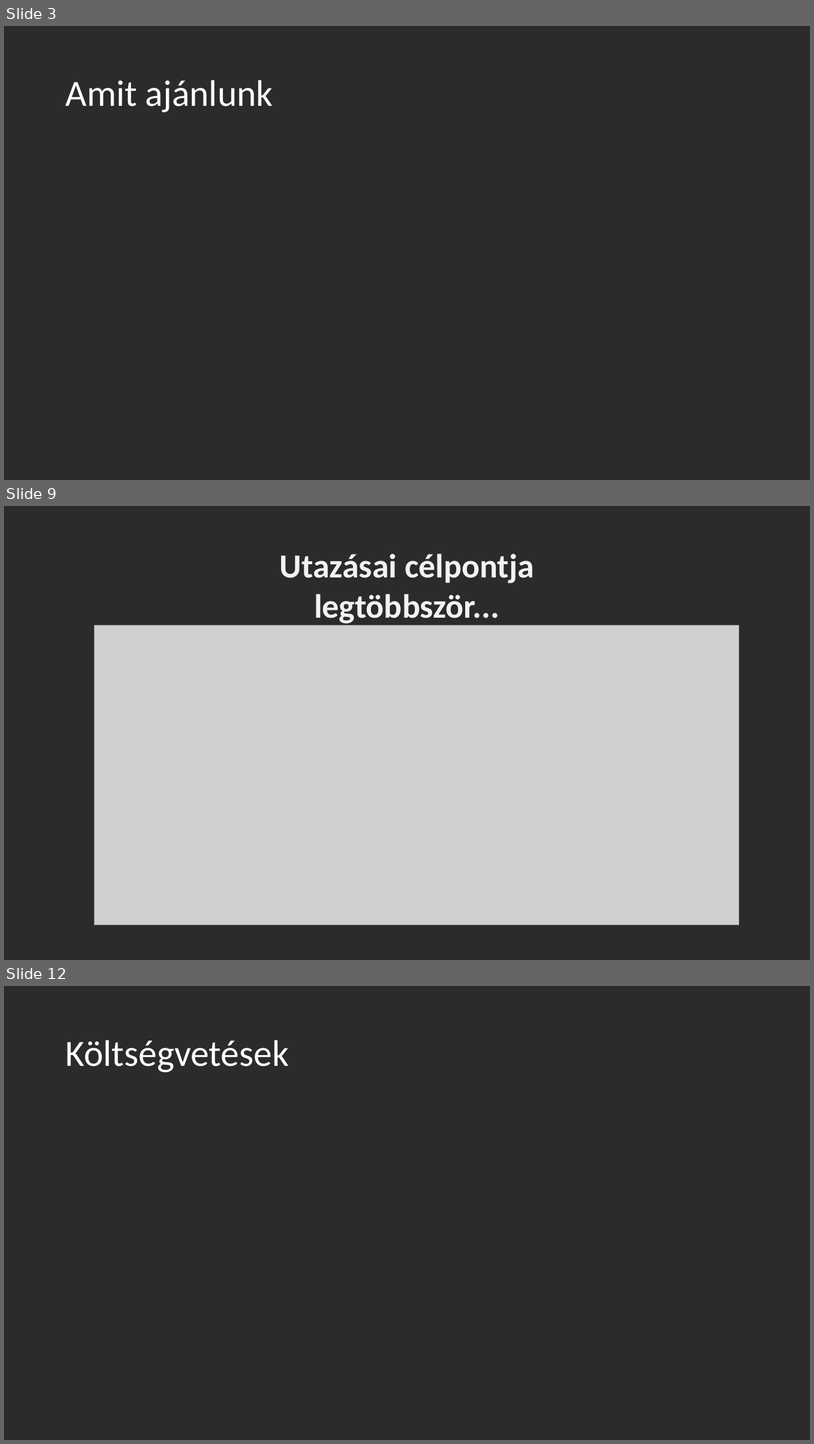
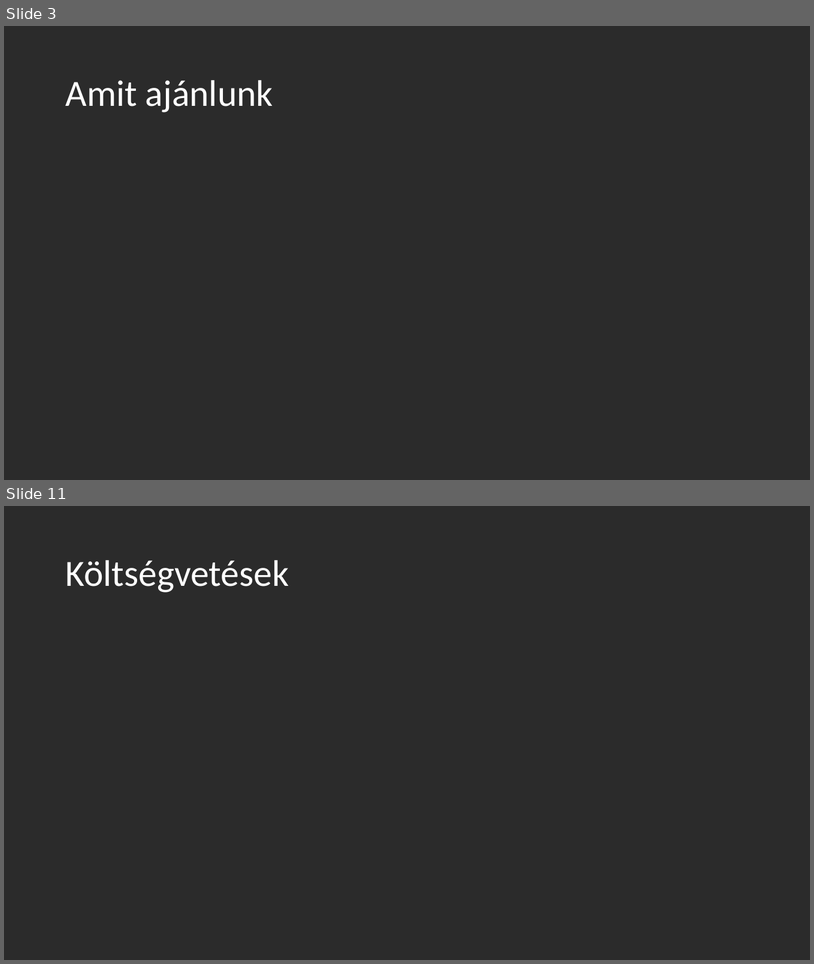
Before and after one commit to BEmma0/metetmatat-kft, a slide deck: netetmatat-ppt.pptx. Shown one above the other, each under a label of ours: slides 3, 9 and 12 before the commit, slides 3 and 11 after it; the slides between them are not shown. The pictures are 814x1444 and 814x964 pixels, drawn with LibreOffice and Linux fonts; fonts in the diff are those of the drawing; grey boxes stand for pictures; background and template pictures are left out; a plain dark background stands for a picture behind light text. Boxes give left, top, right and bottom in pixels: in the first picture for what was removed or moved away, otherwise in the second. Text is boxed around its words. In the diff, an @@ line names an element or a change of style, - is before the commit and + after.

```diff
--- a/netetmatat-ppt.pptx
+++ b/netetmatat-ppt.pptx
@@ slide 9 removed at <box>4,506,810,960</box>, background picture (left out) @@
@@ text removed at <box>280,553,534,625</box> @@
-Utazásai célpontja legtöbbször...
@@ picture removed at <box>94,625,740,925</box> @@
@@ what was slide 12 is now slide 11 @@
```
Also in this commit, not shown: 5 slides changed, 3 slides added, 3 other slides removed.
